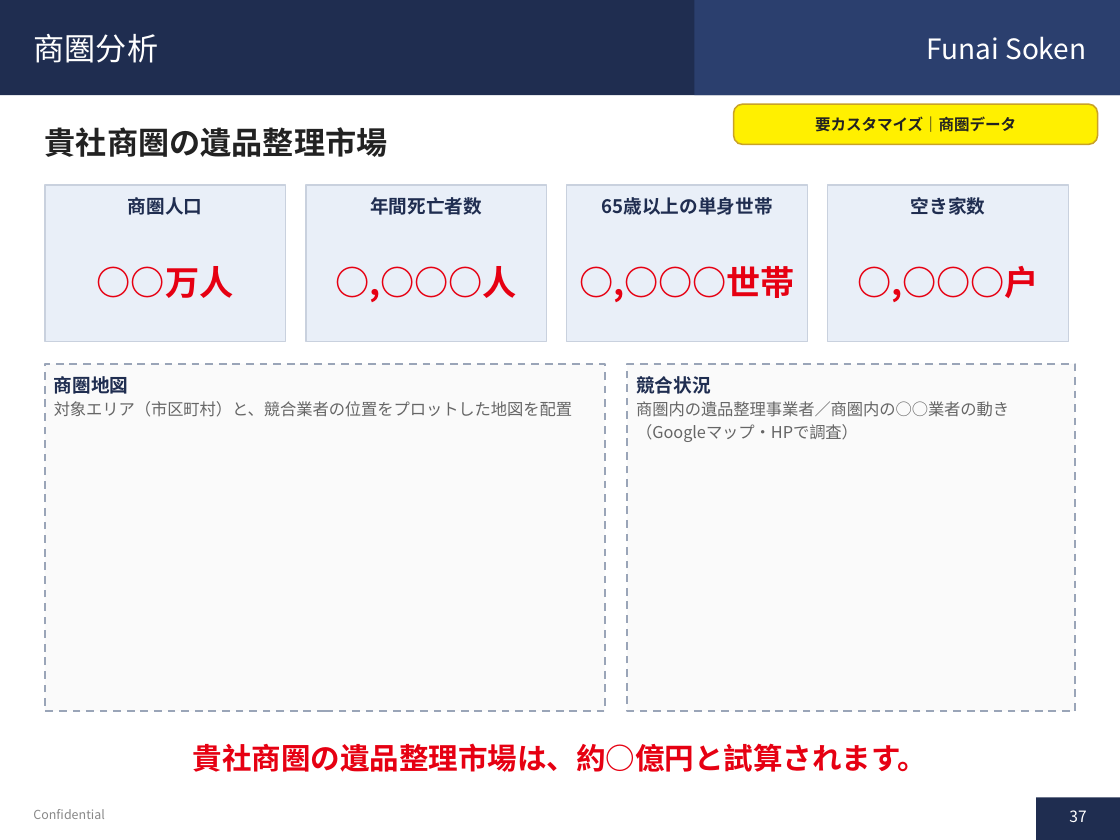
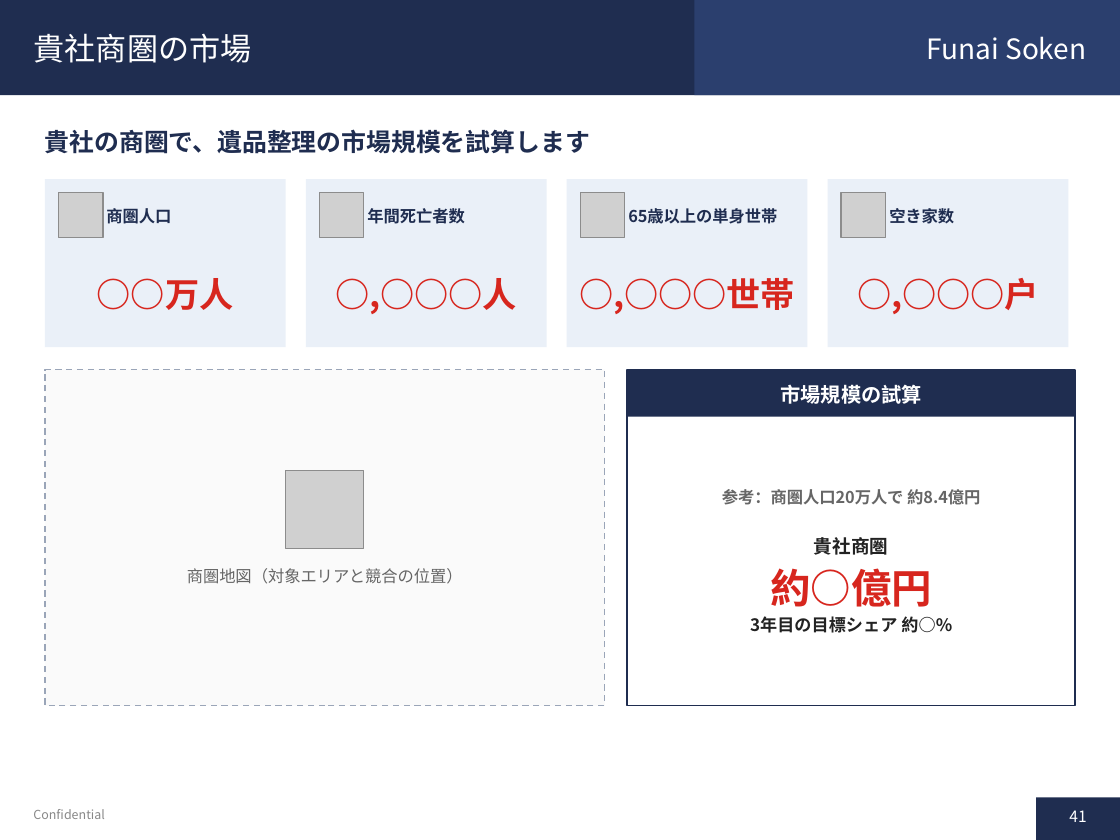
Before and after one commit to soshiro-iki-sys/-, a slide deck: slide 41 of proposals/遺品整理事業_企画書.pptx (slide 37 before the commit). Drawn at 1120x840 pixels with LibreOffice and Linux fonts; fonts in the diff are those of the drawing; grey boxes stand for pictures. Boxes give left, top, right and bottom in pixels: in the first picture for what was removed or moved away, otherwise in the second. Text is boxed around its words. In the diff, an @@ line names an element or a change of style, - is before the commit and + after.

```diff
--- a/proposals/遺品整理事業_企画書.pptx
+++ b/proposals/遺品整理事業_企画書.pptx
@@ title at (x1=34, y1=33, x2=252, y2=63): text changed @@
-商圏分析
+貴社商圏の市場
@@ rounded rectangle removed at (x1=734, y1=104, x2=1098, y2=144) @@
@@ text removed at (x1=815, y1=116, x2=1016, y2=132) @@
-要カスタマイズ｜商圏データ
@@ text at (x1=45, y1=129, x2=590, y2=154): text changed; size 20 to 16 pt; text colour #222222 to #1F2D50 @@
-貴社商圏の遺品整理市場
+貴社の商圏で、遺品整理の市場規模を試算します
@@ rectangle resized from (x1=45, y1=185, x2=286, y2=342) to (x1=45, y1=179, x2=286, y2=347) @@
@@ rectangle resized from (x1=306, y1=185, x2=547, y2=342) to (x1=306, y1=179, x2=547, y2=347) @@
@@ fill #E9EFF8 to #EAF0F8; outline #C9D1DE 1 pt to none in 4 elements at (x1=45, y1=179, x2=286, y2=347), (x1=828, y1=179, x2=1068, y2=347), (x1=306, y1=179, x2=547, y2=347), (x1=567, y1=179, x2=808, y2=347) @@
@@ rectangle resized from (x1=567, y1=185, x2=808, y2=342) to (x1=567, y1=179, x2=808, y2=347) @@
@@ rectangle resized from (x1=828, y1=185, x2=1068, y2=342) to (x1=828, y1=179, x2=1068, y2=347) @@
@@ picture added at (x1=58, y1=193, x2=103, y2=237) @@
@@ text "商圏人口" moved from (x1=128, y1=197, x2=203, y2=215) to (x1=106, y1=208, x2=171, y2=224) @@
@@ picture added at (x1=319, y1=193, x2=364, y2=237) @@
@@ text "年間死亡者数" moved from (x1=370, y1=197, x2=482, y2=215) to (x1=367, y1=208, x2=464, y2=224) @@
@@ picture added at (x1=580, y1=193, x2=625, y2=237) @@
@@ text "65歳以上の単身世帯" moved from (x1=601, y1=197, x2=772, y2=215) to (x1=628, y1=208, x2=777, y2=224) @@
@@ picture added at (x1=841, y1=193, x2=886, y2=237) @@
@@ size 12 to 10.5 pt; alignment centre to left; line spacing 1.1 to 1.12; vertical alignment top to middle in 4 elements at (x1=106, y1=208, x2=171, y2=224), (x1=367, y1=208, x2=464, y2=224), (x1=628, y1=208, x2=777, y2=224), (x1=889, y1=208, x2=954, y2=224) @@
@@ text "空き家数" moved from (x1=911, y1=197, x2=986, y2=215) to (x1=889, y1=208, x2=954, y2=224) @@
@@ 4 texts moved together from (x1=97, y1=266, x2=1039, y2=302) to (x1=97, y1=278, x2=1039, y2=314) @@
@@ text colour #E60012 to #D7261E; line spacing 1.1 to 1.12 in 4 elements at (x1=857, y1=278, x2=1039, y2=314), (x1=97, y1=278, x2=234, y2=310), (x1=335, y1=278, x2=517, y2=314), (x1=579, y1=278, x2=795, y2=314) @@
@@ rectangle resized from (x1=45, y1=364, x2=605, y2=711) to (x1=45, y1=370, x2=605, y2=706) @@
@@ rectangle at (x1=45, y1=370, x2=605, y2=706): outline #9AA5B8 1.25 pt dashed to #9AA5B8 1 pt dashed @@
@@ rectangle resized from (x1=627, y1=364, x2=1075, y2=711) to (x1=627, y1=370, x2=1075, y2=706) @@
@@ rectangle at (x1=627, y1=370, x2=1075, y2=706): fill #FAFAFA to #FFFFFF; outline #9AA5B8 1.25 pt dashed to #1F2D50 1.25 pt @@
@@ rectangle added at (x1=627, y1=370, x2=1075, y2=417), fill #1F2D50 @@
@@ text removed at (x1=636, y1=376, x2=1009, y2=442) @@
-競合状況
-商圏内の遺品整理事業者／商圏内の○○業者の動き
-（Googleマップ・HPで調査）
@@ text added at (x1=781, y1=384, x2=922, y2=404), 13 pt, text #FFFFFF, bold @@
+市場規模の試算
@@ picture added at (x1=286, y1=470, x2=364, y2=549) @@
@@ text added at (x1=722, y1=489, x2=980, y2=633), 10.5 pt, text #666666, bold @@
+参考：商圏人口20万人で 約8.4億円
+貴社商圏
+約○億円
+3年目の目標シェア 約○%
@@ text at (x1=187, y1=568, x2=463, y2=584): text changed @@
-商圏地図
-対象エリア（市区町村）と、競合業者の位置をプロットした地図を配置
+商圏地図（対象エリアと競合の位置）
@@ text removed at (x1=193, y1=743, x2=927, y2=772) @@
-貴社商圏の遺品整理市場は、約○億円と試算されます。
@@ page number at (x1=1069, y1=810, x2=1086, y2=822): text changed @@
-37
+41
```
Also in this commit, not shown: 36 other slides changed, 20 slides added, 28 slides removed, 2 other files.
